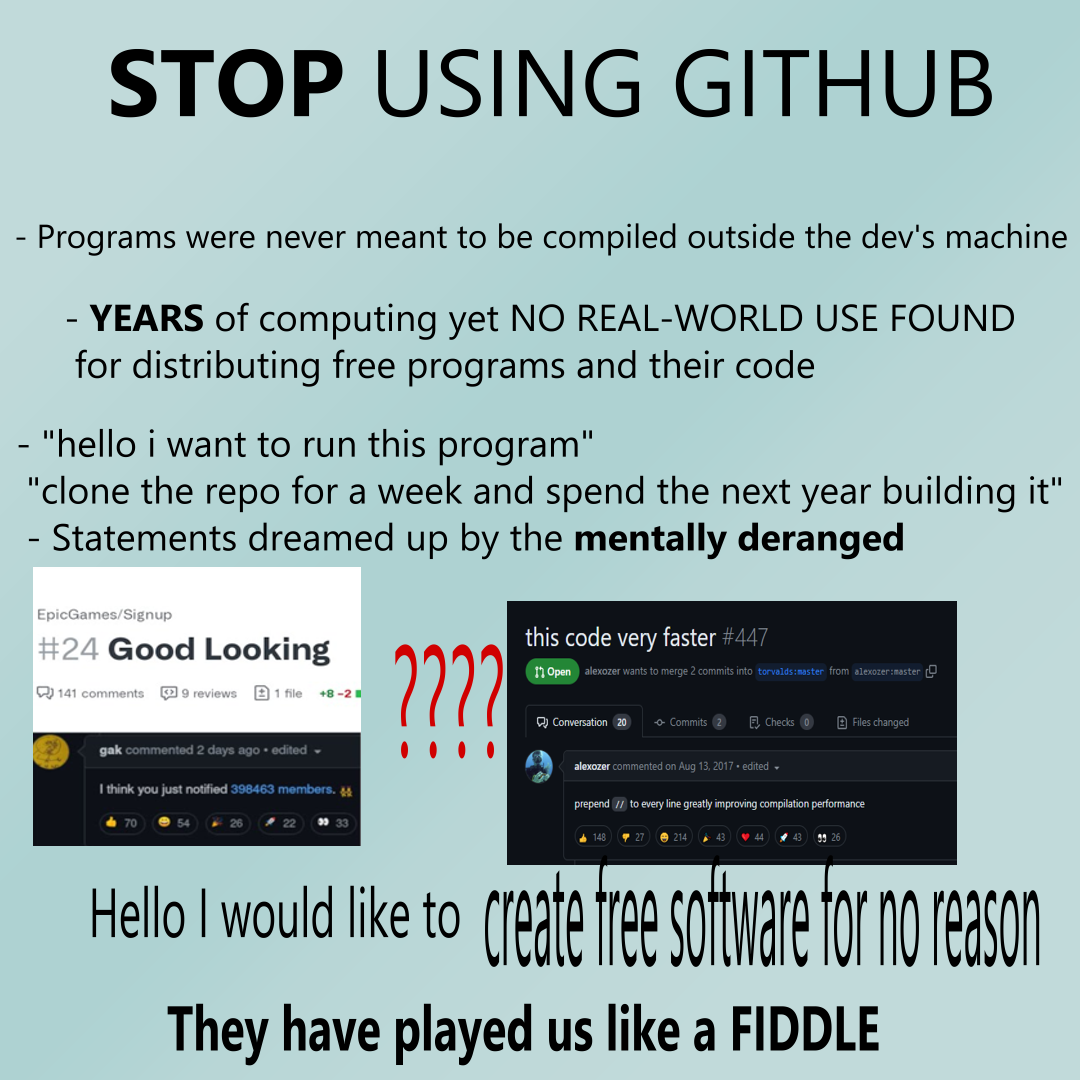
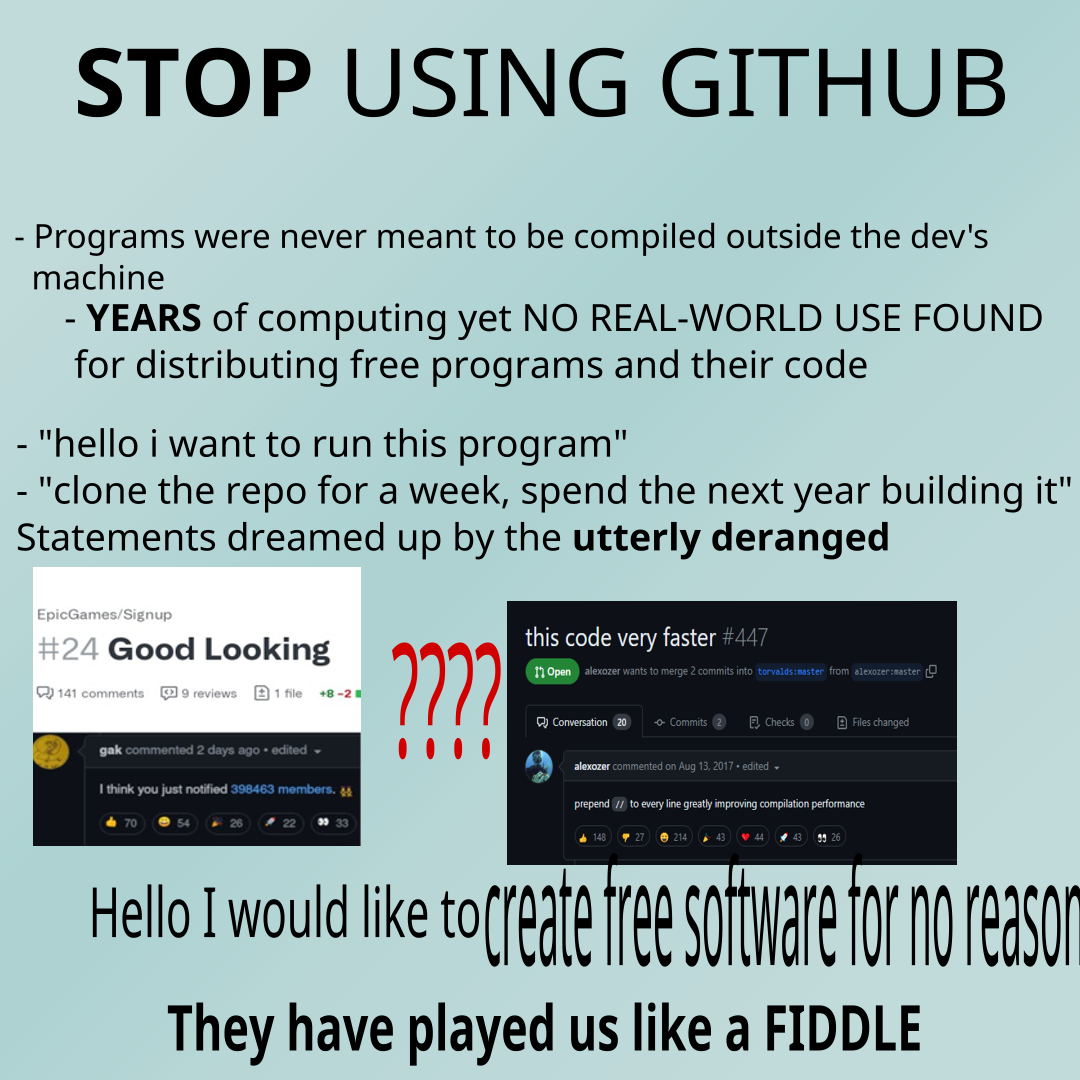
Before/after of a 1080 × 1080 layered artwork. What changed in the layer stack:
painted on "Paint Layer 9" over [15, 47, 1080, 1080]
